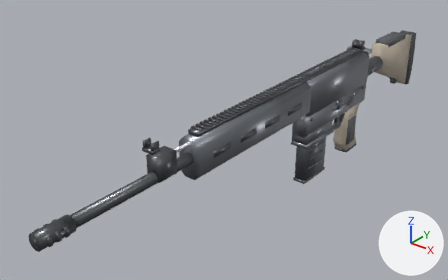
A saved change to the glTF model aivilo/assets/guns/battle.glb.
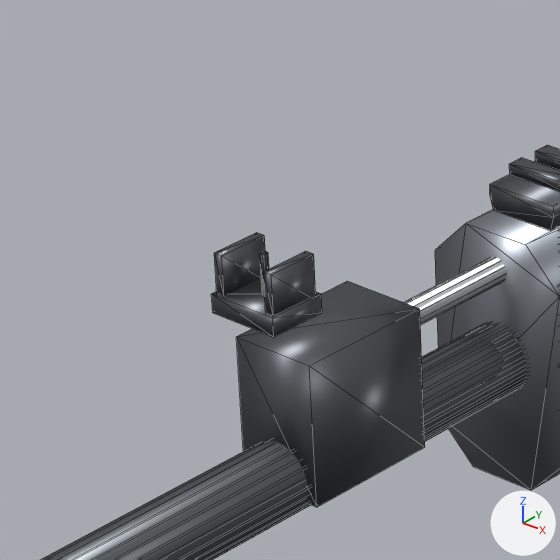
Old and new are each drawn whole from a 50 mm camera at (0.573, -1.111, 0.533) aimed at (-0.087, -0.286, 0.022) and again close up on the part from 24% to 45% of the width and 35% to 68% of the height. Arrows for +X, +Y and +Z are at lower right; the lights stay in place. The first two pictures are the older version. The close-ups show mesh edges as thin lines.

Script lines for the objects in view, before the commit:
```python
me_prism_y = bpy.data.meshes.new('prism_y')
me_prism_y.from_pydata(...)  # 1322 vertices, 2192 faces; spans x -0.028..0.026, y -0.765..0.333, z -0.095..0.15
me_prism_y.materials.append(mat_steel_gunmetal)  # grey #868b92
me_prism_y.materials.append(mat_steel_dark)  # dark grey #66696e
me_prism_y.materials.append(mat_steel_bolt)  # light grey #cccfd5
me_prism_y.materials.append(mat_accent_red)  # red #ee7272
me_prism_y.materials.append(mat_accent_white)  # white #f1f3f5
me_prism_y.materials.append(mat_poly_tan)  # grey #bdb2a0
me_prism_y.materials.append(mat_poly_black)  # dark grey #5a5d60
me_prism_y.materials.append(mat_rubber_black)  # dark grey #4d4f53
me_prism_y.materials.append(mat_steel_barrel)  # dark grey #626669
me_prism_y.materials.append(mat_steel_handle)  # grey #a0a7af
ob_body = bpy.data.objects.new('body', me_prism_y)
ob_body.location = (0.0, 0.0, 0.0)
```
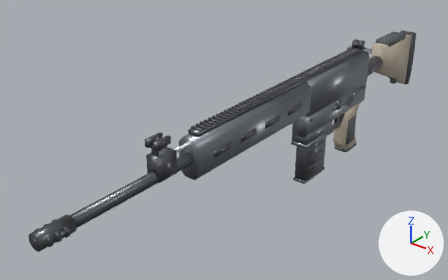
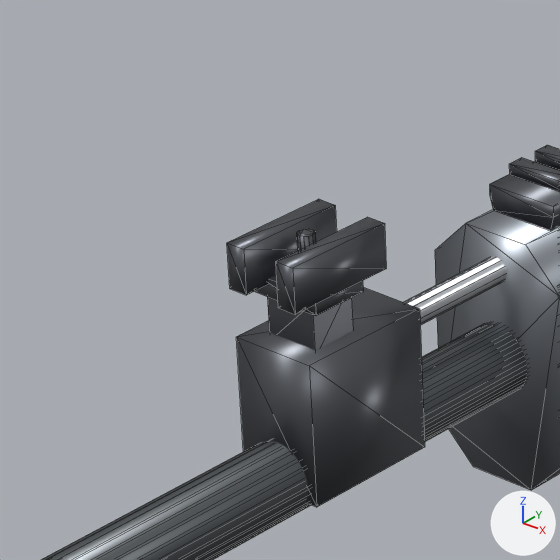
Changed parts and their boxes (x1, y1, x2, y2) in the close-ups (560 x 560 px; the box of a moved part takes in the faces that stretch with it):
part 1 of me_prism_y, moved or reshaped: before (211, 278, 322, 337); after (255, 275, 363, 316)
part 2 of me_prism_y, added: after (276, 217, 386, 315)
part 3 of me_prism_y, added: after (227, 199, 337, 295)
part 4 of me_prism_y, added: after (297, 229, 316, 250)
part 5 of me_prism_y, added: after (267, 297, 353, 350)
part 6 of me_prism_y, deleted: before (260, 251, 269, 295)
part 7 of me_prism_y, deleted: before (263, 251, 316, 315)
part 8 of me_prism_y, deleted: before (214, 232, 265, 296)

Patch to the scene script:
```diff
--- a/aivilo/assets/guns/battle.glb.py
+++ b/aivilo/assets/guns/battle.glb.py
@@ me_prism_y @@
 # used by ob_body; location = (0.0, 0.0, 0.0)
-me_prism_y.from_pydata(...)  # 1322 vertices, 2192 faces; spans x -0.028..0.026, y -0.765..0.333, z -0.095..0.15
+me_prism_y.from_pydata(...)  # 1330 vertices, 2204 faces; spans x -0.028..0.026, y -0.765..0.333, z -0.095..0.15
+# me_prism_y part 1: the loose piece of 8 vertices spanning x -0.01..0.01, y -0.568..-0.552, z 0.134..0.14 is moved by (0.0, 0.014, 0.0)
+# me_prism_y part 2: a new loose piece, a box spanning x 0.0053..0.0108, y -0.5614..-0.5306, z 0.138..0.15, in mat_steel_dark (dark grey #66696e)
+# me_prism_y part 3: a new loose piece, a box spanning x -0.0108..-0.0053, y -0.5614..-0.5306, z 0.138..0.15, in mat_steel_dark (dark grey #66696e)
+# me_prism_y part 4: a new loose piece, a 12-sided cylinder along z spanning x -0.0022..0.0022, y -0.5482..-0.5438, z 0.136..0.15, in mat_steel_dark (dark grey #66696e)
+# me_prism_y part 5: a new loose piece, a box spanning x -0.007..0.007, y -0.553..-0.539, z 0.122..0.137, in mat_steel_dark (dark grey #66696e)
+# me_prism_y part 6: the loose piece of 24 vertices spanning x -0.001..0.001, y -0.561..-0.559, z 0.136..0.15 is deleted
+# me_prism_y part 7: the loose piece of 8 vertices spanning x 0.007..0.009, y -0.567..-0.553, z 0.138..0.15 is deleted
+# me_prism_y part 8: the loose piece of 8 vertices spanning x -0.009..-0.007, y -0.567..-0.553, z 0.138..0.15 is deleted
 me_prism_y.materials.append(mat_steel_gunmetal)
```
